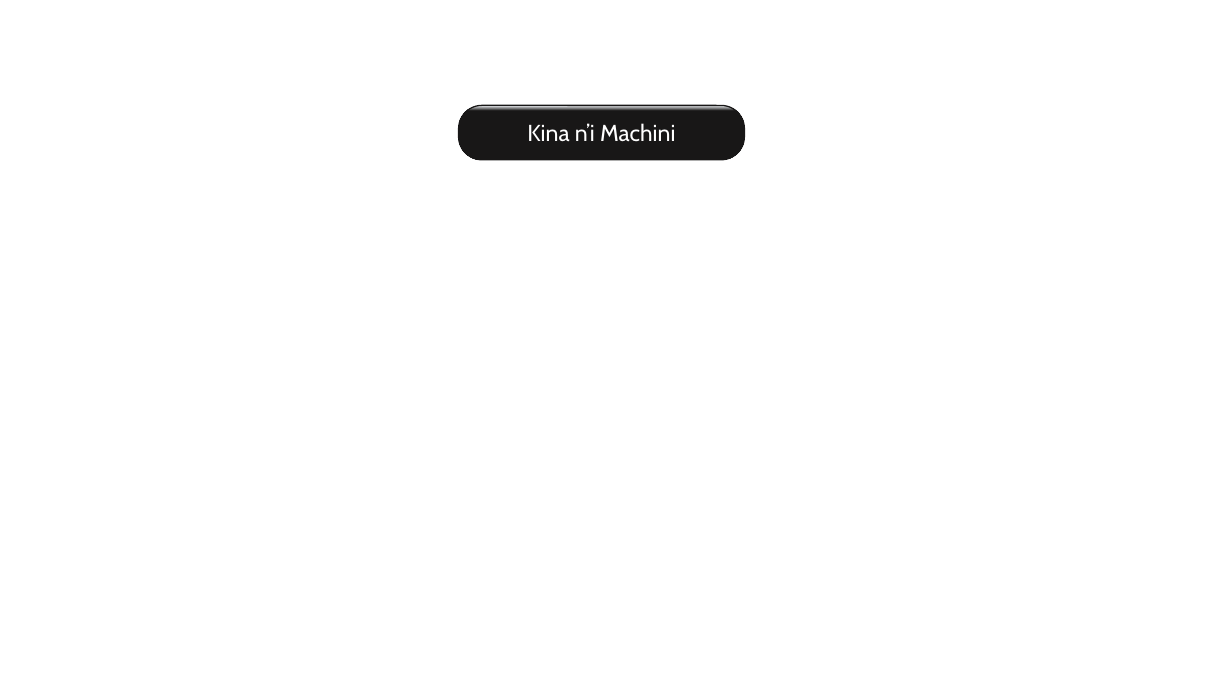
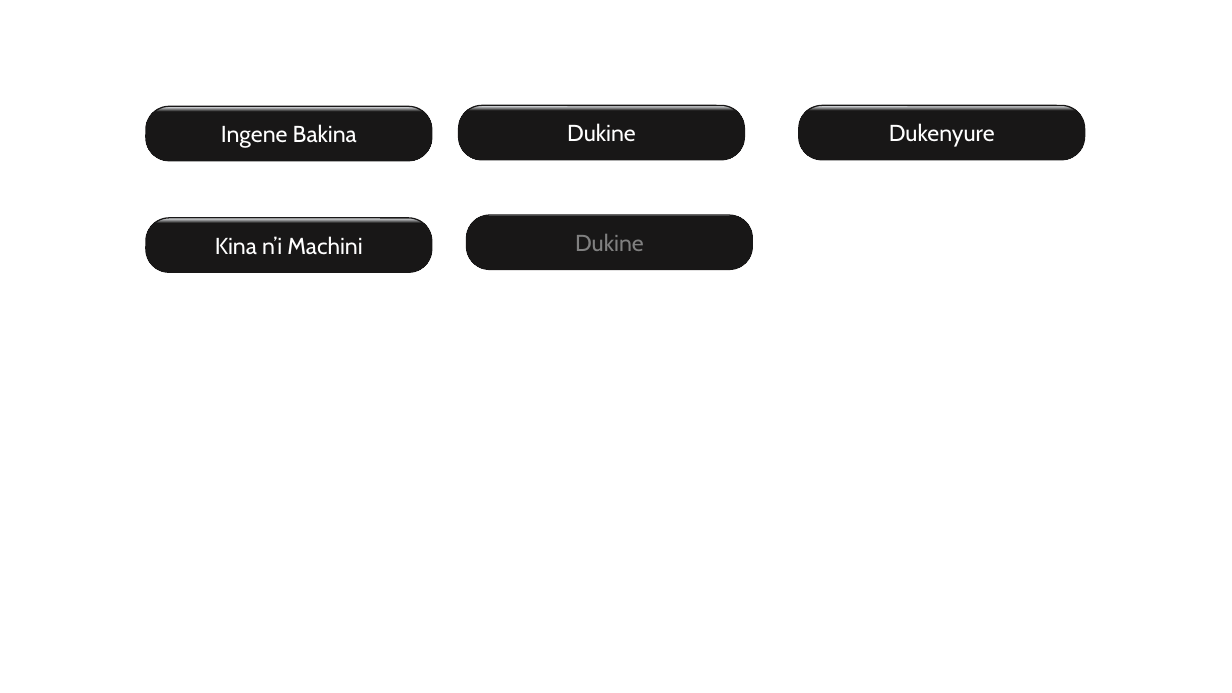
Before and after one commit to dan4am/urubugu, a slide deck: slide 1 of assets/buttons.pptx (slide 4 before the commit). Drawn at 1232x693 pixels with LibreOffice and Linux fonts; fonts in the diff are those of the drawing. Boxes give left, top, right and bottom in pixels: in the first picture for what was removed or moved away, otherwise in the second. Text is boxed around its words. In the diff, an @@ line names an element or a change of style, - is before the commit and + after.

```diff
--- a/assets/buttons.pptx
+++ b/assets/buttons.pptx
@@ rounded rectangle added at <box>146,106,432,161</box>, fill gradient #F7FAFD to #181717, outline #181717 1 pt, 18 pt, text #FFFFFF @@
+Ingene Bakina
@@ rounded rectangle added at <box>458,105,744,160</box>, fill gradient #F7FAFD to #181717, outline #181717 1 pt, 18 pt, text #FFFFFF @@
+Dukine
@@ rounded rectangle added at <box>799,105,1085,160</box>, fill gradient #F7FAFD to #181717, outline #181717 1 pt, 18 pt, text #FFFFFF @@
+Dukenyure
@@ rounded rectangle "Kina n’i Machini": place and size @@
-rounded rectangle "Kina n’i Machini" at <box>458,105,744,160</box>
+rounded rectangle "Kina n’i Machini" at <box>146,218,432,273</box>
@@ rounded rectangle added at <box>467,215,752,270</box>, fill gradient #F7FAFD to #181717, outline #181717 1 pt, 18 pt, text #808080 @@
+Dukine
```
Also in this commit, not shown: 3 slides added, 3 slides removed, 12 other files.
